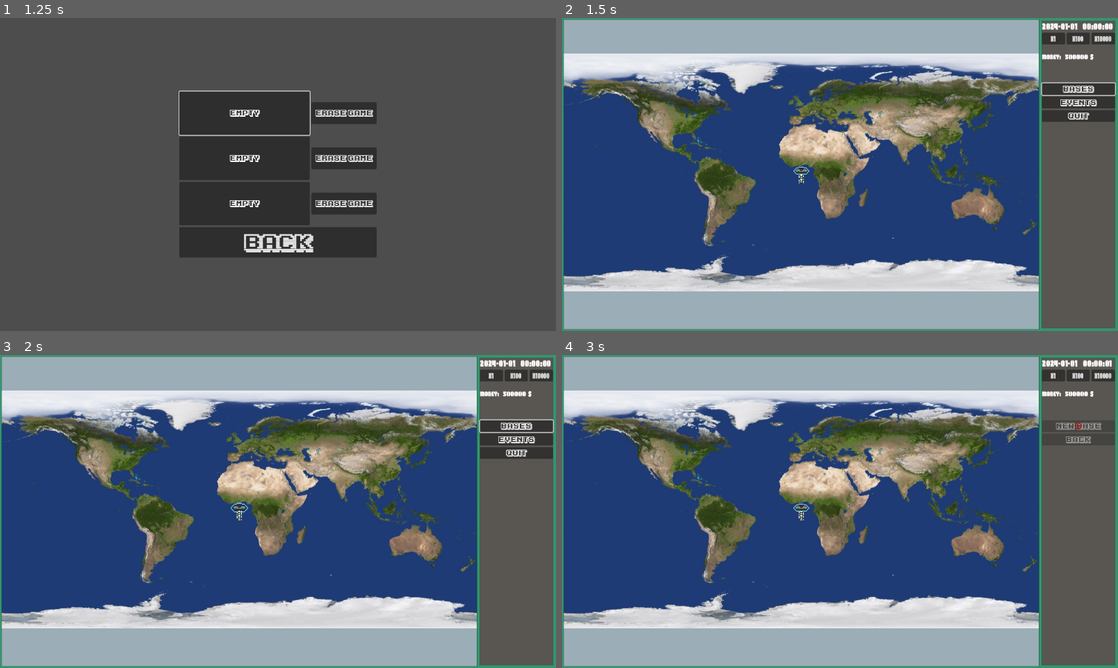
Above: before the commit, frames 1-4 (two rows, left to right).
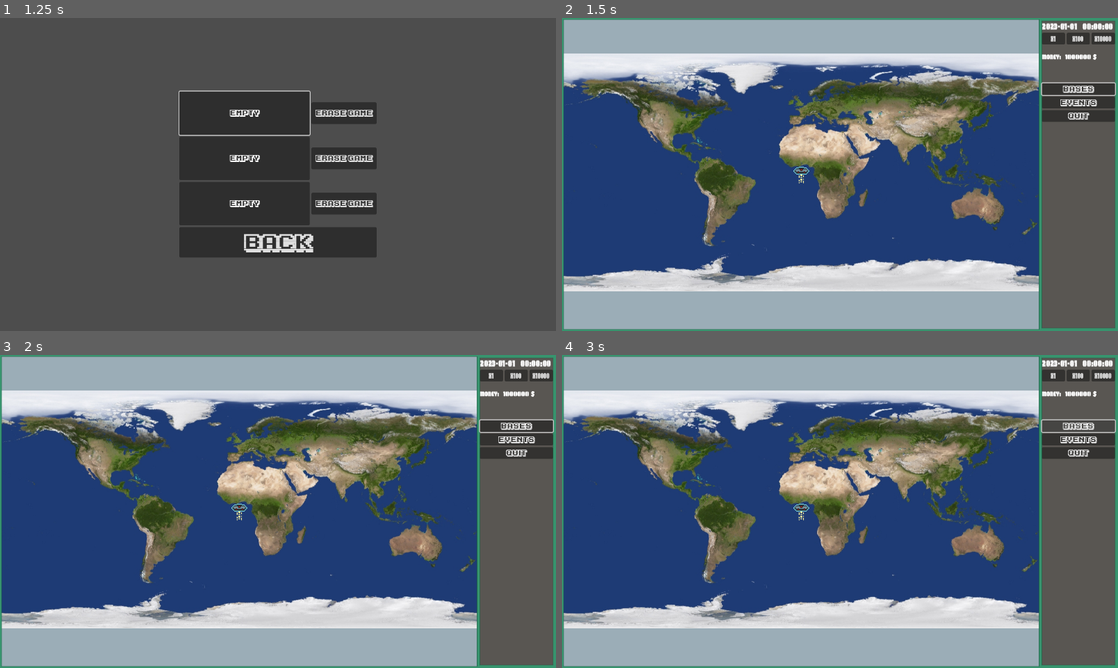
Above: after the commit, the same moments.

Repository: mmyumu/OVNI-godot
Game: Godot game, scene res://menu.tscn
Same seed, same stepped clock (60 frames per second), same inputs: the game is played once before the commit and once after it.
Inputs (mouse positions are in pixels of both pictures, inside the frame that each line leads up to):
- Up to frame 1 (1.25 s): click "Start" at 0.5 s
- Up to frame 2 (1.5 s): click (806, 111) at 1.27 s
- Up to frame 3 (2 s): no input
- Up to frame 4 (3 s): click (1079, 426) at 2 s, where only the run before the commit has a clickable "Bases"; click (1079, 426) at 2.75 s, where only the run before the commit has a clickable "New base"

Frame 1 is identical in both runs. In frame 2, 0.1% of the frame differs, in the area x 88-97%, y 1-14%; in frame 3, 0.2%; in frame 4, 1.1%, in the area x 42-100%, y 1-53%.
Error after the commit: Parse Error: Identifier "MasterMindIntel" not declared in the current scope. (res://global/earth_layout.gd:34)

Commit message:
Autoload script instead of useless scene

Diff:
--- a/project.godot
+++ b/project.godot
@@ -20,12 +20,12 @@
 GlobalVariables="*res://shootemup/global_variables.tscn"
 Saver="*res://saver.gd"
 Global="*res://global.gd"
-Money="*res://manager/money.tscn"
-Datetimer="*res://manager/datetimer.tscn"
-MasterMindIntel="*res://manager/mastermind_intel.tscn"
-Ships="*res://manager/ships.tscn"
+Money="*res://manager/money.gd"
+Datetimer="*res://manager/datetimer.gd"
+MastermindIntel="*res://manager/mastermind_intel.gd"
+Ships="*res://manager/ships.gd"
 Headquarters="*res://manager/headquarters.gd"
-Cheat="*res://manager/cheat.tscn"
+Cheat="*res://manager/cheat.gd"
 
 [display]
 
